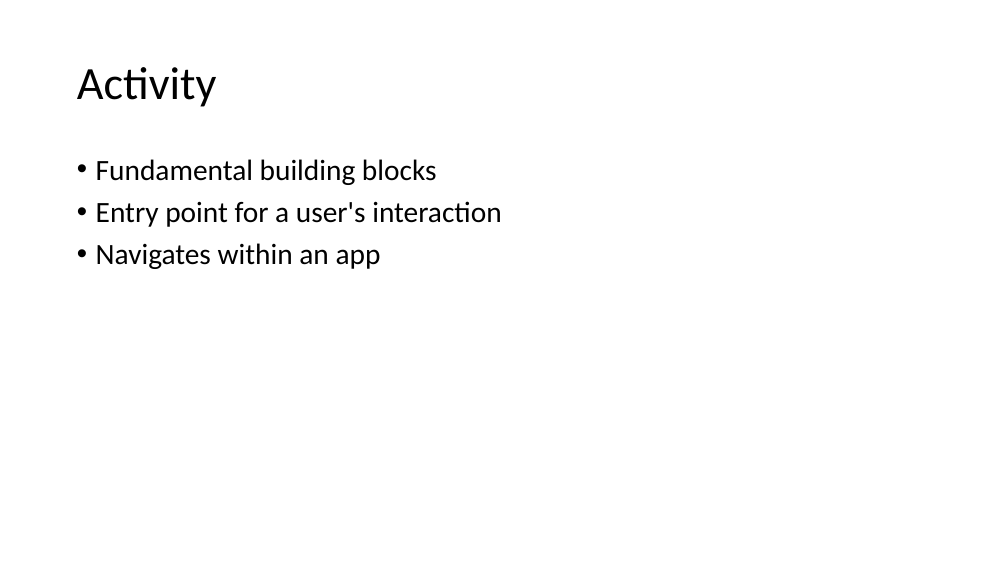
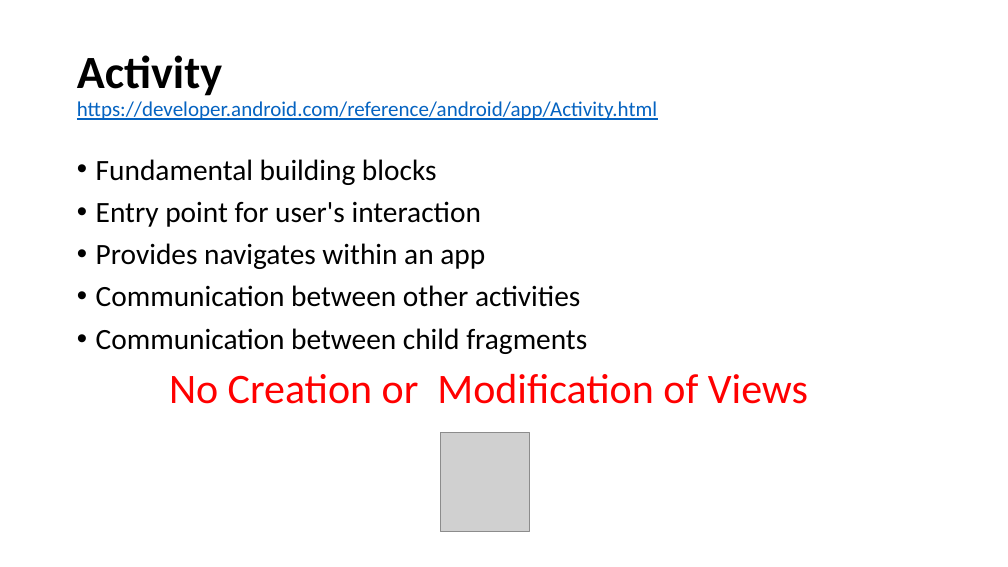
Before and after one commit to Batch-xx/Android-Lunch-Learn, a slide deck: slide 5 of slides/Android Studio_Activities_Fragments.pptx (slide 3 before the commit). Drawn at 1008x567 pixels with LibreOffice and Linux fonts; fonts in the diff are those of the drawing; grey boxes stand for pictures. Boxes give left, top, right and bottom in pixels: in the first picture for what was removed or moved away, otherwise in the second. Text is boxed around its words. In the diff, an @@ line names an element or a change of style, - is before the commit and + after.

```diff
--- a/slides/Android Studio_Activities_Fragments.pptx
+++ b/slides/Android Studio_Activities_Fragments.pptx
@@ title at (77, 55, 657, 120): text changed; size 44 to 20 pt; text colour #000000 to #0563C1 @@
-Activity
+Activity
+https://developer.android.com/reference/android/app/Activity.html
@@ text at (96, 201, 587, 354): text changed @@
-• Entry point for a user's interaction
-• Navigates within an app
+• Entry point for user's interaction
+• Provides navigates within an app
+• Communication between other activities
+• Communication between child fragments
@@ text added at (169, 374, 808, 404), 40 pt, text #FF0000 @@
+No Creation or Modification of Views
@@ picture added at (440, 433, 529, 532) @@
```
Also in this commit, not shown: 4 slides added, 1 slide removed.
